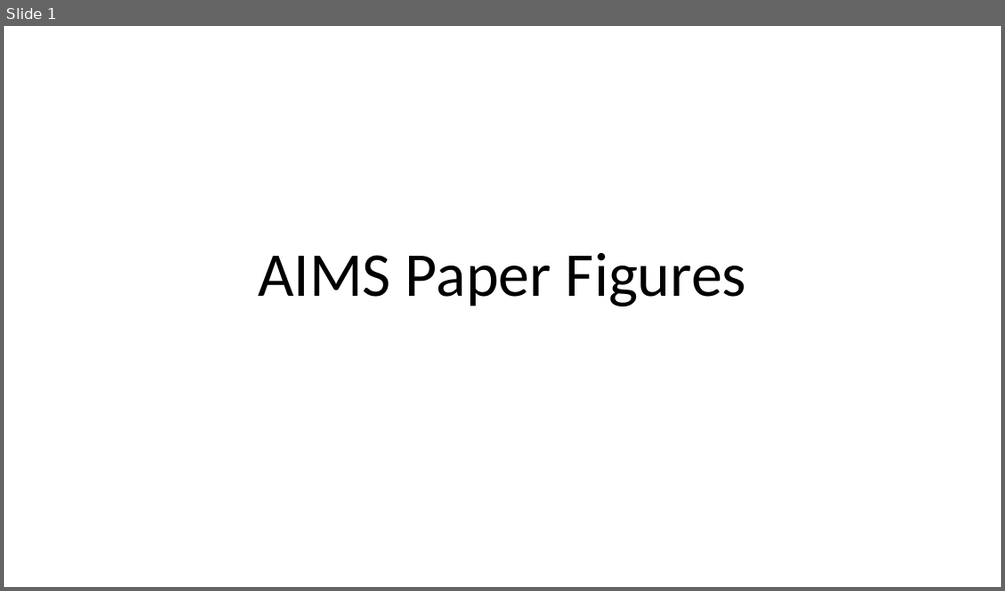
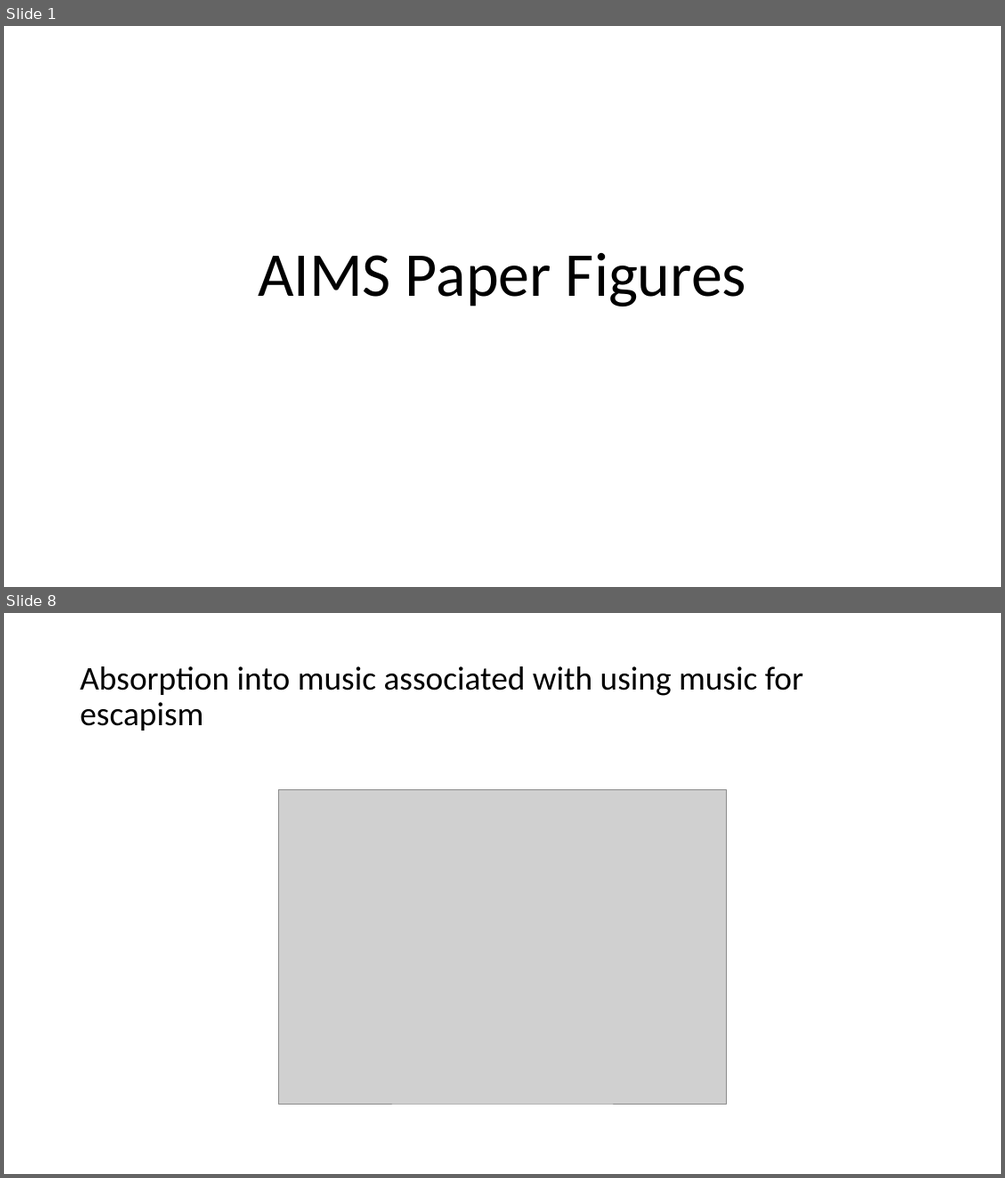
Before and after one commit to njk2136/TEAM, a slide deck: figures/AIMS_paper/AIMS_paperfigures.pptx. Shown one above the other, each under a label of ours: slide 1 before the commit, slides 1 and 8 after it; the slides between them are not shown. The pictures are 1005x591 and 1005x1178 pixels, drawn with LibreOffice and Linux fonts; fonts in the diff are those of the drawing; grey boxes stand for pictures. Boxes give left, top, right and bottom in pixels: in the first picture for what was removed or moved away, otherwise in the second. Text is boxed around its words. In the diff, an @@ line names an element or a change of style, - is before the commit and + after.

Commit message:
adding figures to slide deck for AIMS

```diff
--- a/figures/AIMS_paper/AIMS_paperfigures.pptx
+++ b/figures/AIMS_paper/AIMS_paperfigures.pptx
@@ slide 8 added at [4, 613, 1001, 1174], background #FFFFFF @@
@@ title added at [80, 666, 803, 730], 32 pt, text #000000 @@
+Absorption into music associated with using music for escapism
@@ picture added at [278, 789, 727, 1103] @@
```
Also in this commit, not shown: 7 other slides added.
